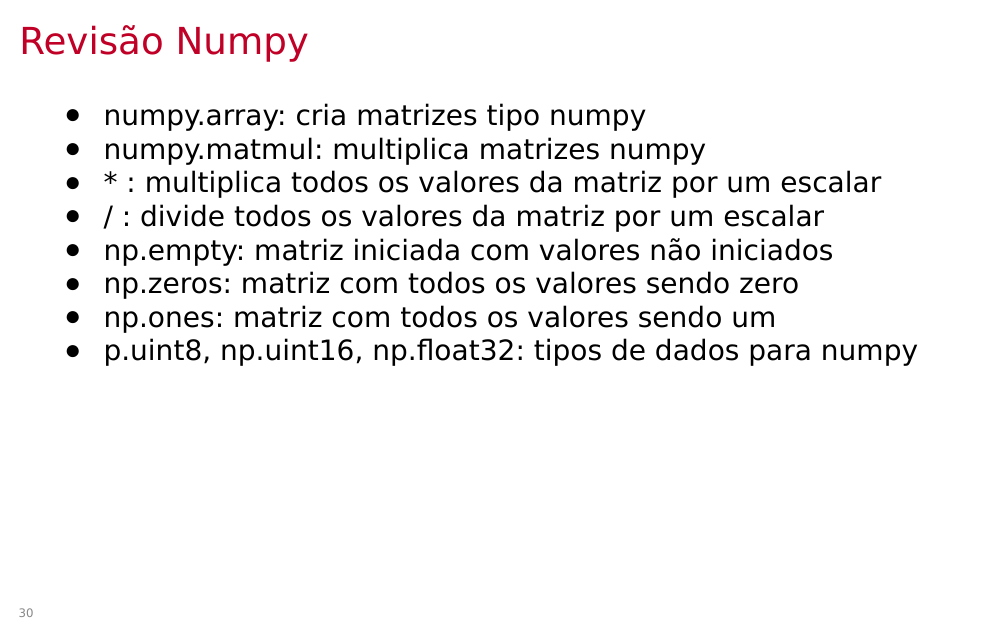
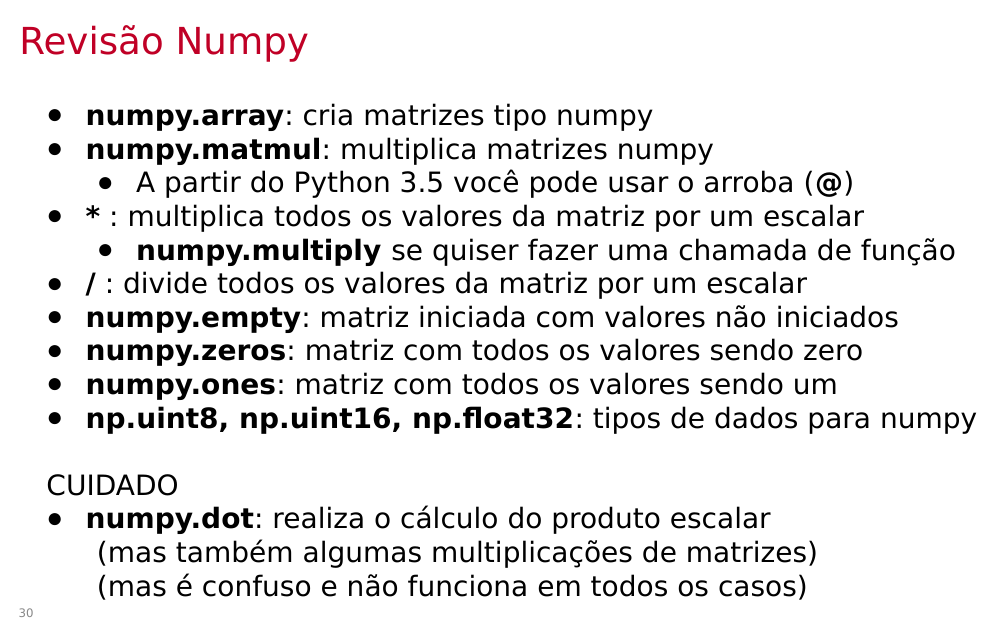
Before and after one commit to lpsoares/ComputacaoGrafica, a slide deck: slide 30 of content/aulas/07-revisao1/aula7_revisao1.pptx. Drawn at 1008x630 pixels with LibreOffice and Linux fonts; fonts in the diff are those of the drawing; background and template pictures are left out. Boxes give left, top, right and bottom in pixels: in the first picture for what was removed or moved away, otherwise in the second. Text is boxed around its words. In the diff, an @@ line names an element or a change of style, - is before the commit and + after.

```diff
--- a/content/aulas/07-revisao1/aula7_revisao1.pptx
+++ b/content/aulas/07-revisao1/aula7_revisao1.pptx
@@ text "numpy.array: cria matrizes tipo numpy" moved from (x1=104, y1=103, x2=918, y2=366) to (x1=46, y1=103, x2=977, y2=600) @@
@@ text at (x1=86, y1=103, x2=864, y2=299): bold on in "numpy.array:", "numpy.matmul:", "*", "/" @@
@@ text at (x1=136, y1=170, x2=794, y2=198): paragraph added @@
+  ● A partir do Python 3.5 você pode usar o arroba (@)
@@ text at (x1=136, y1=238, x2=956, y2=266): paragraph added @@
+  ● numpy.multiply se quiser fazer uma chamada de função
@@ text at (x1=46, y1=305, x2=977, y2=600): text changed @@
-● np.empty: matriz iniciada com valores não iniciados
-● np.zeros: matriz com todos os valores sendo zero
-● np.ones: matriz com todos os valores sendo um
-● p.uint8, np.uint16, np.float32: tipos de dados para numpy
+● numpy.empty: matriz iniciada com valores não iniciados
+● numpy.zeros: matriz com todos os valores sendo zero
+● numpy.ones: matriz com todos os valores sendo um
+● np.uint8, np.uint16, np.float32: tipos de dados para numpy
+CUIDADO
+● numpy.dot: realiza o cálculo do produto escalar
+  (mas também algumas multiplicações de matrizes)
+  (mas é confuso e não funciona em todos os casos)
```
Also in this commit, not shown: 9 other slides changed, 1 other file.
